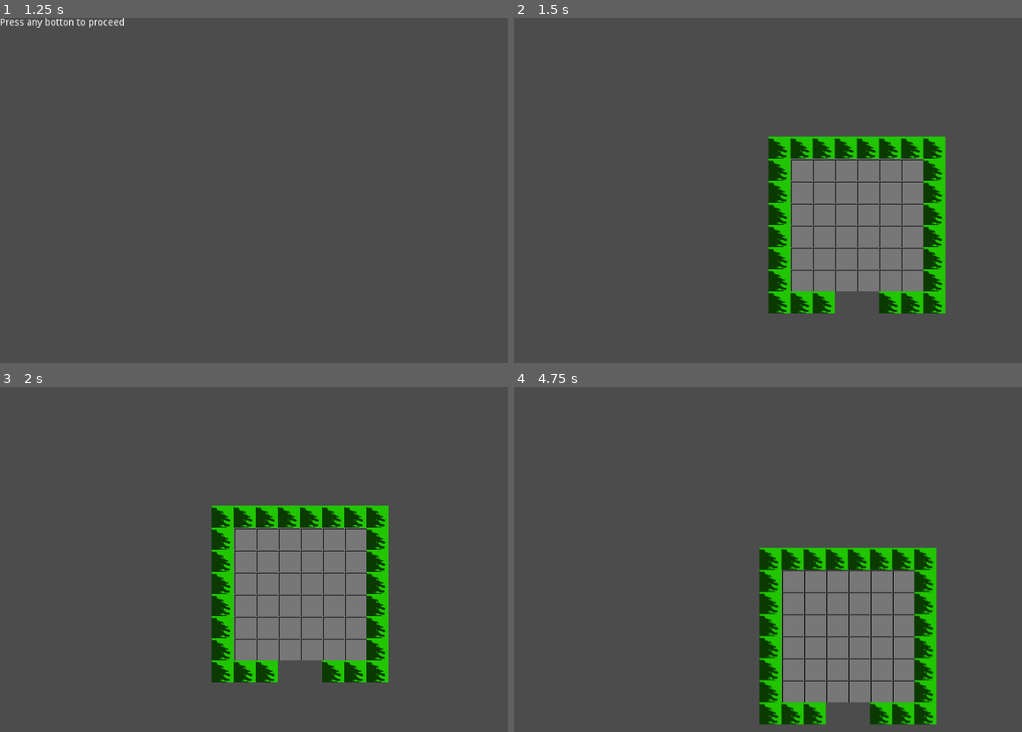
Above: before the commit, frames 1-4 (two rows, left to right).
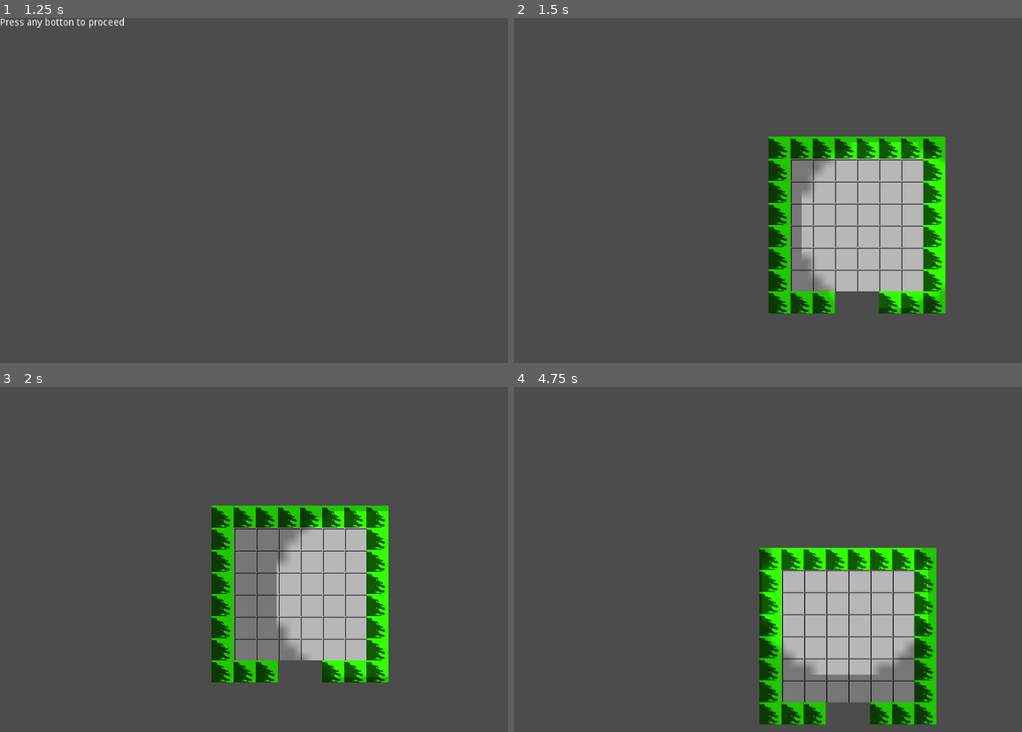
Above: after the commit, the same moments.

Repository: HaywardMorihara/2021AprGameJam
Game: Godot game, scene res://menu/MainMenu.tscn
The game is run twice, just before and just after one commit, with the same random seed, the same clock (stepped at 60 frames per second) and the same inputs.
Inputs (mouse positions are in pixels of both pictures, inside the frame that each line leads up to):
- Up to frame 1 (1.25 s): click "Start" at 0.5 s
- Up to frame 2 (1.5 s): tap Enter at 1.25 s; move the mouse to (outside the picture) at 1.27 s; press the mouse at (outside the picture) at 1.28 s; hold D (right) from 1.28 s (still down)
- Up to frame 3 (2 s): keep holding D (right)
- Up to frame 4 (4.75 s): move the mouse to (727, 614) at 2.02 s; release D (right) at 2.03 s; release the mouse at (727, 614) at 2.03 s; hold S (down) 2.03-2.78 s; click (727, 614) at 2.1 s; move the mouse to (940, 504) at 2.77 s; press the mouse at (940, 504) at 2.78 s; hold D (right) 2.78-3.53 s; move the mouse to (834, 676) at 3.52 s; release the mouse at (834, 676) at 3.53 s; hold W (up) 3.53-4.28 s; click (834, 676) at 3.6 s; move the mouse to (outside the picture) at 4.27 s; press the mouse at (outside the picture) at 4.28 s; hold A (left) from 4.28 s (still down)

Frame 1 is identical in both runs. In frame 2, 11% of the frame differs, in the area x 56-86%, y 35-85%; in frame 3, 8.8%; in frame 4, 10%.

Commit message:
Light and Dark

Diff:
--- a/map/Map.tscn
+++ b/map/Map.tscn
@@ -75,4 +75,7 @@
 format = 1
 tile_data = PoolIntArray( -589841, 2, 0, -589840, 2, 0, -589839, 2, 0, -589838, 2, 0, -589837, 2, 0, -589836, 2, 0, -58 …(9975 unchanged characters)…
 
-[node name="Node" parent="." instance=ExtResource( 1 )]
+[node name="Player" parent="." instance=ExtResource( 1 )]
+
+[node name="CanvasModulate" type="CanvasModulate" parent="."]
+color = Color( 0.113725, 0.0784314, 0.160784, 1 )
--- a/player/Player.tscn
+++ b/player/Player.tscn
@@ -1,8 +1,13 @@
-[gd_scene load_steps=3 format=2]
+[gd_scene load_steps=5 format=2]
 
 [ext_resource path="res://player/KinematicBody2D.gd" type="Script" id=1]
+[ext_resource path="res://assets/Light.png" type="Texture" id=2]
 
 [sub_resource type="CircleShape2D" id=1]
+
+[sub_resource type="AnimatedTexture" id=2]
+flags = 4
+frame_0/texture = ExtResource( 2 )
 
 [node name="Player" type="Node"]
 
@@ -15,3 +20,8 @@
 [node name="Camera2D" type="Camera2D" parent="PlayerBody"]
 current = true
 smoothing_enabled = true
+
+[node name="Light2D" type="Light2D" parent="PlayerBody"]
+scale = Vector2( 15, 15 )
+texture = SubResource( 2 )
+color = Color( 0.537255, 0.537255, 0.537255, 1 )
Binary file added: assets/Light.png
Not shown, added: assets/Light.png.import
